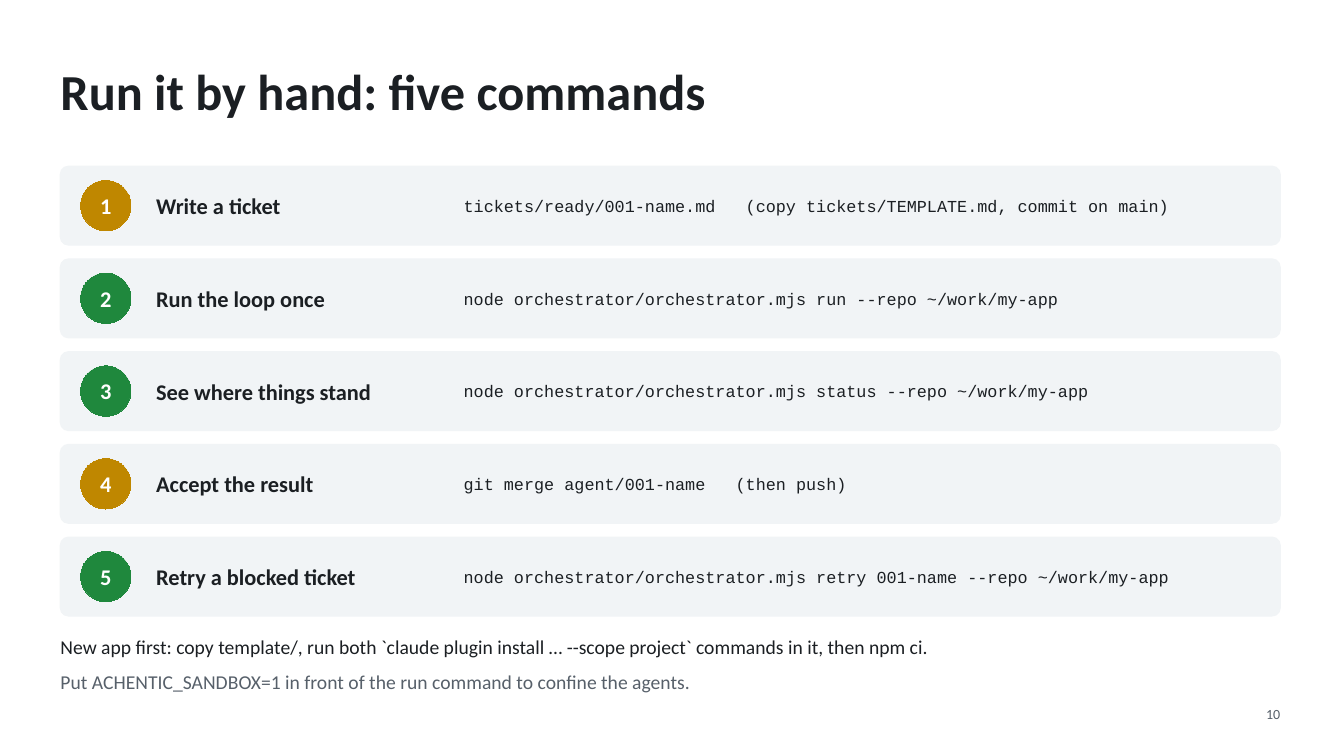
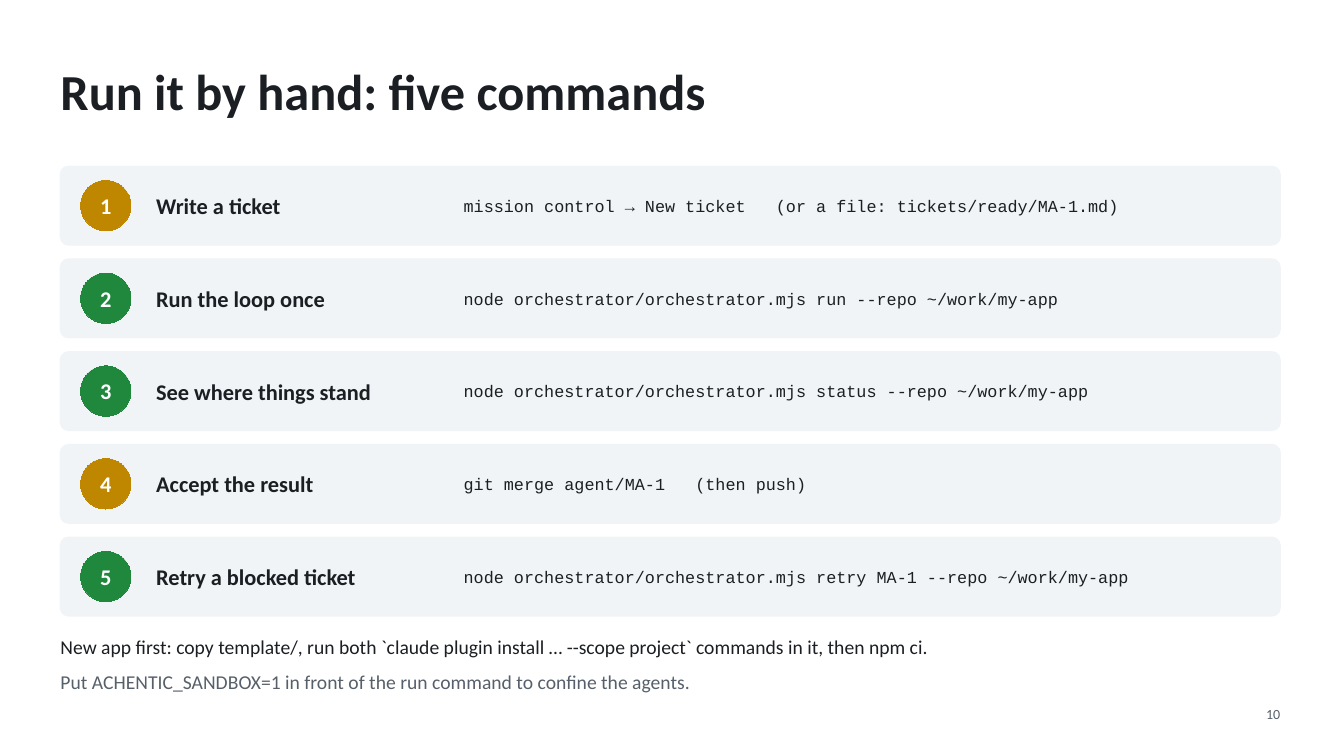
Before and after one commit to Chenophobia/Achentic, a slide deck: slide 10 of Agentic dev cycle.pptx. Drawn at 1344x756 pixels with LibreOffice and Linux fonts; fonts in the diff are those of the drawing. Boxes give left, top, right and bottom in pixels: in the first picture for what was removed or moved away, otherwise in the second. Text is boxed around its words. In the diff, an @@ line names an element or a change of style, - is before the commit and + after.

```diff
--- a/Agentic dev cycle.pptx
+++ b/Agentic dev cycle.pptx
@@ text at <box>464,200,1119,216</box>: text changed @@
-tickets/ready/001-name.md (copy tickets/TEMPLATE.md, commit on main)
+mission control → New ticket (or a file: tickets/ready/MA-1.md)
@@ text at <box>464,478,806,494</box>: text changed @@
-git merge agent/001-name (then push)
+git merge agent/MA-1 (then push)
@@ text at <box>464,571,1129,587</box>: text changed @@
-node orchestrator/orchestrator.mjs retry 001-name --repo ~/work/my-app
+node orchestrator/orchestrator.mjs retry MA-1 --repo ~/work/my-app
```
Also in this commit, not shown: 1 other slide changed, 32 other files.
